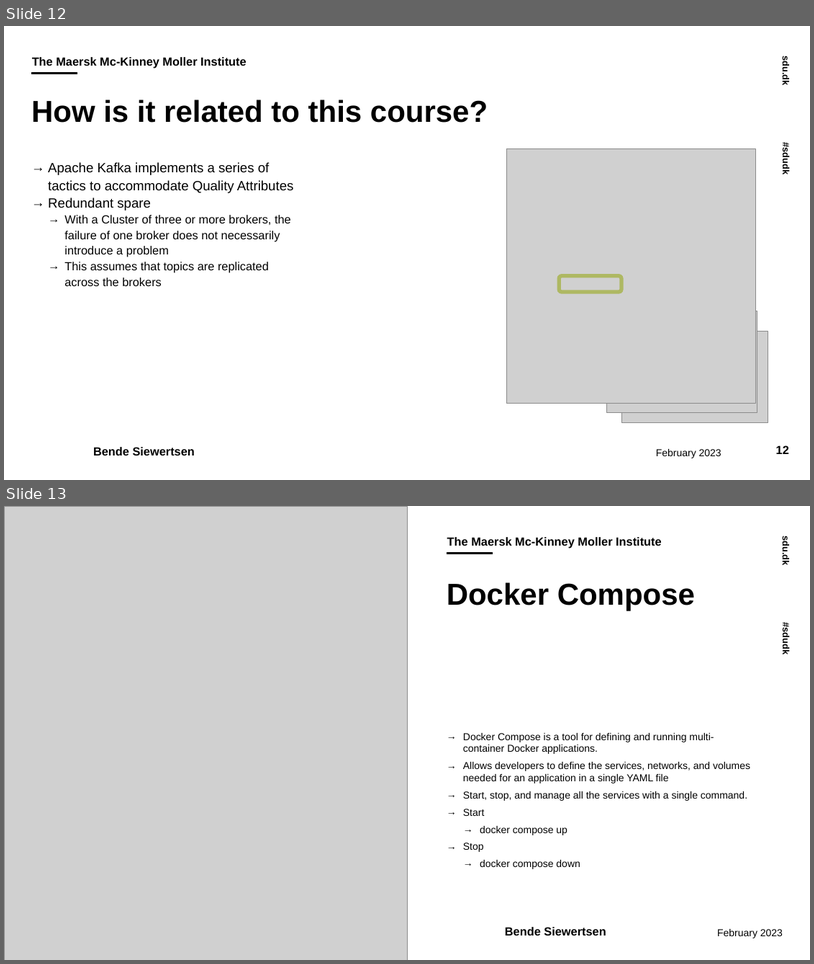
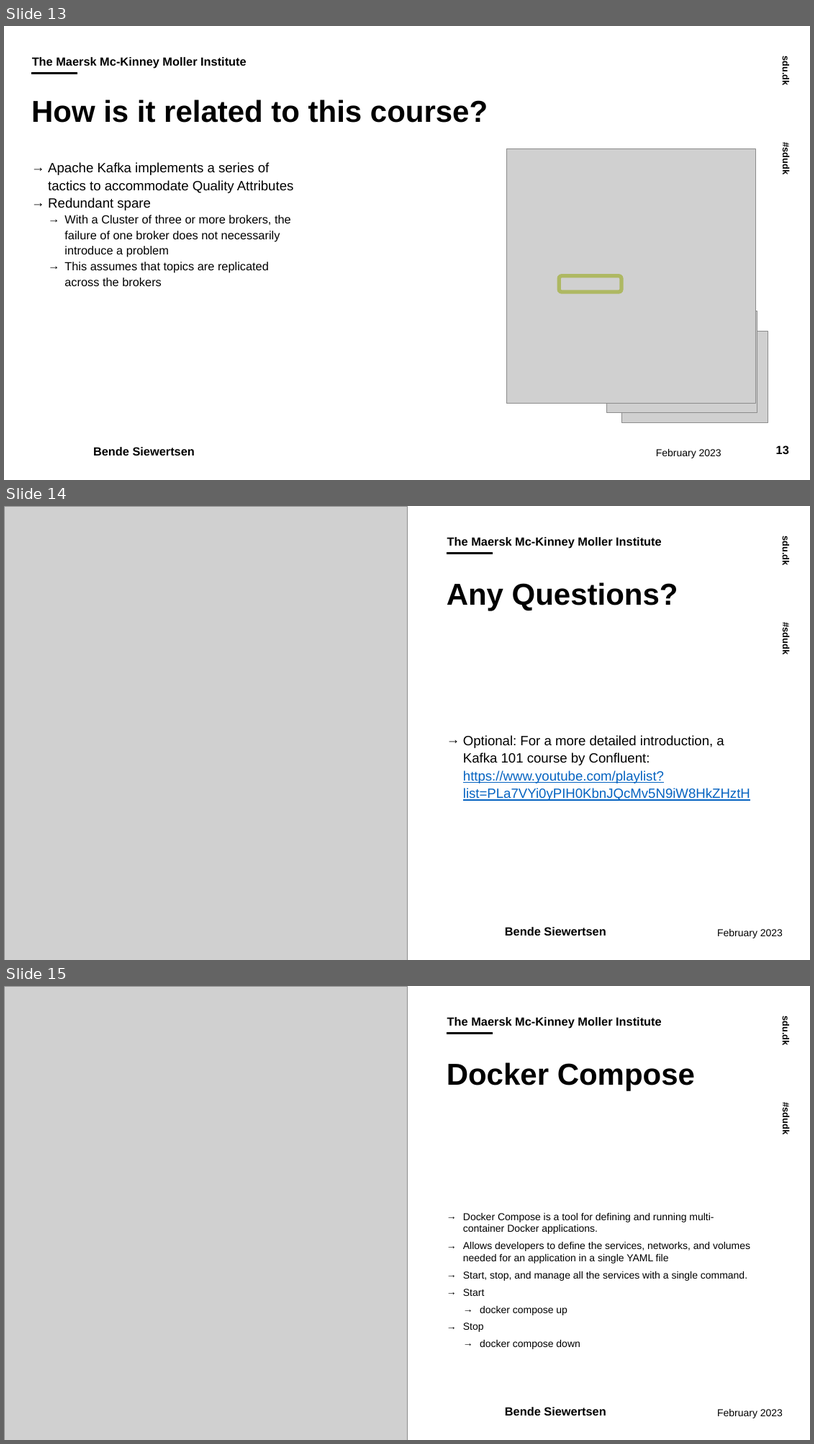
Before and after one commit to Vicle18/Master, a slide deck: kafka_intro/Exercise_2_presentation_kafka.pptx. Shown one above the other, each under a label of ours: slides 12 and 13 before the commit, slides 13, 14 and 15 after it. The pictures are 814x964 and 814x1444 pixels, drawn with LibreOffice and Linux fonts; fonts in the diff are those of the drawing; grey boxes stand for pictures; background and template pictures are left out. Boxes give left, top, right and bottom in pixels: in the first picture for what was removed or moved away, otherwise in the second. Text is boxed around its words. In the diff, an @@ line names an element or a change of style, - is before the commit and + after.

```diff
--- a/kafka_intro/Exercise_2_presentation_kafka.pptx
+++ b/kafka_intro/Exercise_2_presentation_kafka.pptx
@@ slide 14 added at <box>4,506,810,960</box>, background #FFFFFF; not listed: 6 template elements that a slide beside it also shows @@
@@ picture added at <box>4,506,407,960</box> @@
@@ title added at <box>447,582,679,611</box>, 36 pt, text #000000, bold @@
+Any Questions?
@@ text added at <box>463,735,751,800</box>, 16 pt, text #0563C1, underline @@
+→ Optional: For a more detailed introduction, a Kafka 101 course by Confluent: https://www.youtube.com/playlist?list=PLa7VYi0yPIH0KbnJQcMv5N9iW8HkZHztH
@@ what was slide 12 is now slide 13 @@
@@ page number at <box>777,445,790,454</box>: text changed @@
-12
+13
@@ what was slide 13 is now slide 15 @@
```
Also in this commit, not shown: 3 slides changed, 1 other slide added, 22 other files.
